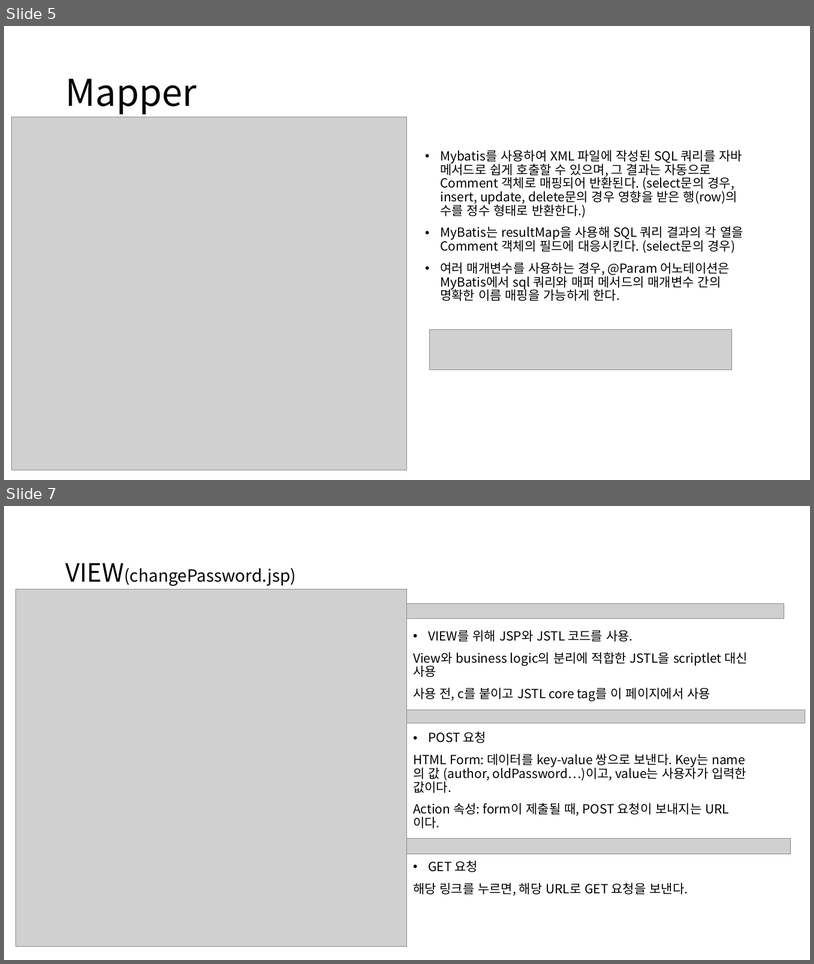
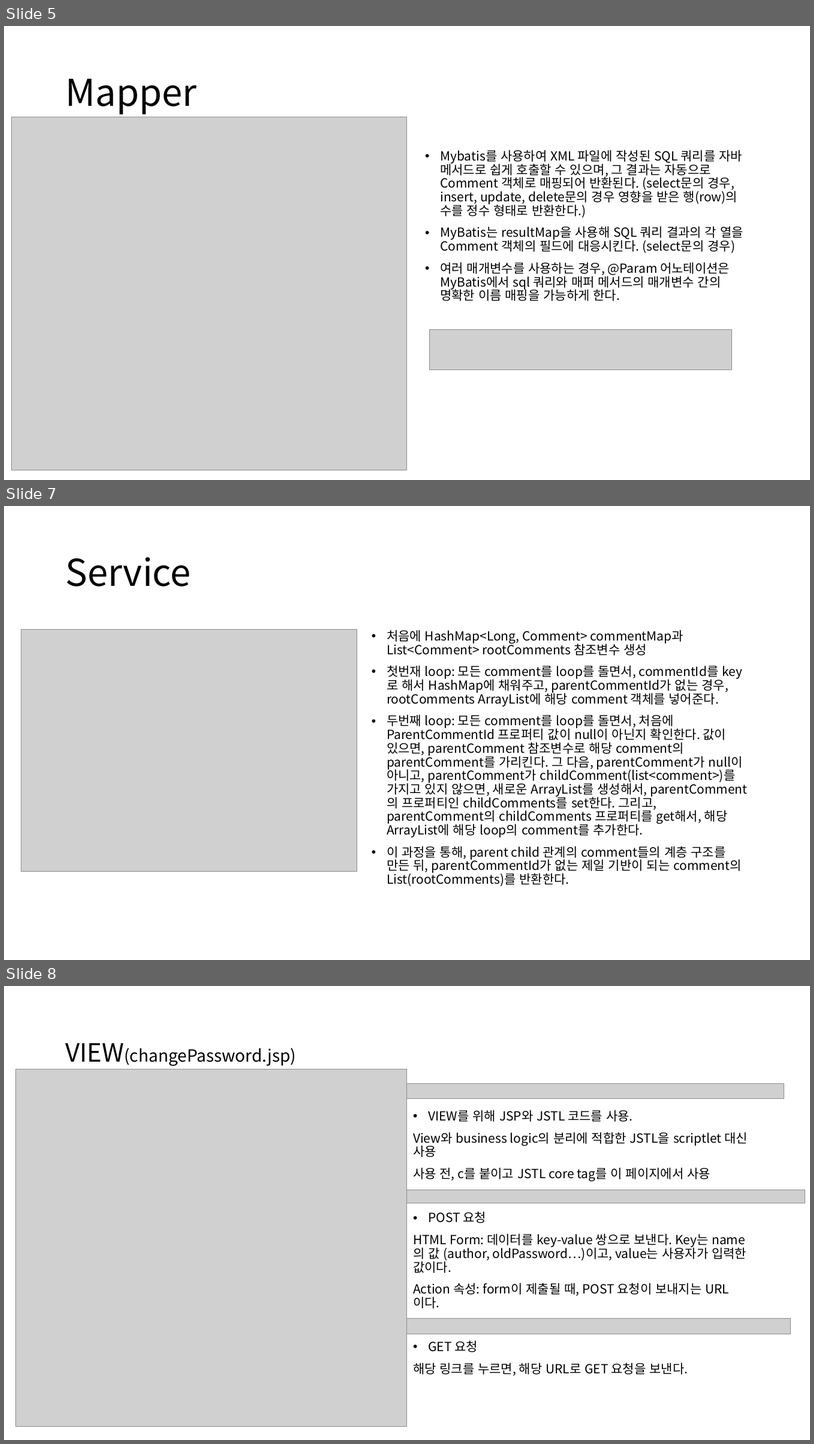
Before and after one commit to kdw1437/SpringHomework_BackEnd, a slide deck: 스프링 게시판 만들기_240821.pptx. Shown one above the other, each under a label of ours: slides 5 and 7 before the commit, slides 5, 7 and 8 after it; the slides between them are not shown. The pictures are 814x964 and 814x1444 pixels, drawn with LibreOffice and Linux fonts; fonts in the diff are those of the drawing; grey boxes stand for pictures. Boxes give left, top, right and bottom in pixels: in the first picture for what was removed or moved away, otherwise in the second. Text is boxed around its words. In the diff, an @@ line names an element or a change of style, - is before the commit and + after.

```diff
--- a/스프링 게시판 만들기_240821.pptx
+++ b/스프링 게시판 만들기_240821.pptx
@@ slide 7 added at box(4, 506, 810, 960), background #FFFFFF @@
@@ title added at box(65, 557, 191, 586), 44 pt, text #000000 @@
+Service
@@ picture added at box(21, 630, 357, 871) @@
@@ text added at box(387, 630, 743, 886), 15 pt, text #000000 @@
+• 처음에 HashMap<Long, Comment> commentMap과 List<Comment> rootComments 참조변수 생성
+• 첫번재 loop: 모든 comment를 loop를 돌면서, commentId를 key로 해서 HashMap에 채워주고, parentCommentId가 없는 경우, rootComments ArrayList에 해당 comment 객체를 넣어준다.
+• 두번째 loop: 모든 comment를 loop를 돌면서, 처음에 ParentCommentId 프로퍼티 값이 null이 아닌지 확인한다. 값이 있으면, parentComment 참조변수로 해당 comment의 parentComment를 가리킨다. 그 다음, parentComment가 null이 아니고, parentComment가 childComment(list<comment>)를 가지고 있지 않으면, 새로운 ArrayList를 생성해서, parentComment의 프로퍼티인 childComments를 set한다. 그리고, parentComment의 childComments 프로퍼티를 get해서, 해당 ArrayList에 해당 loop의 comment를 추가한다.
+• 이 과정을 통해, parent child 관계의 comment들의 계층 구조를 만든 뒤, parentCommentId가 없는 제일 기반이 되는 comment의 List(rootComments)를 반환한다.
@@ what was slide 7 is now slide 8 @@
```
Also in this commit, not shown: 1 slide changed, 3 other slides added, 1 slide removed.
